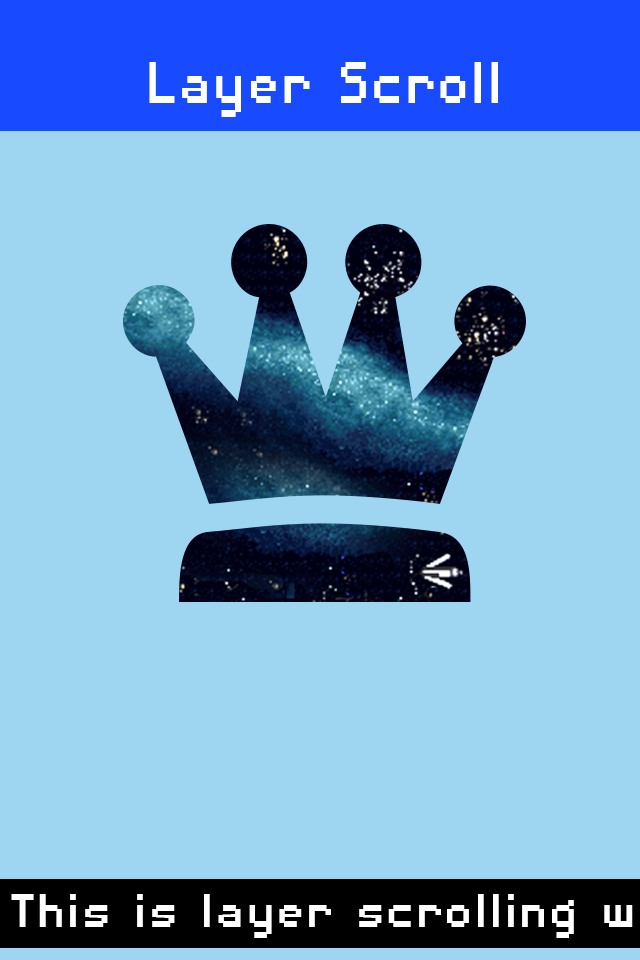
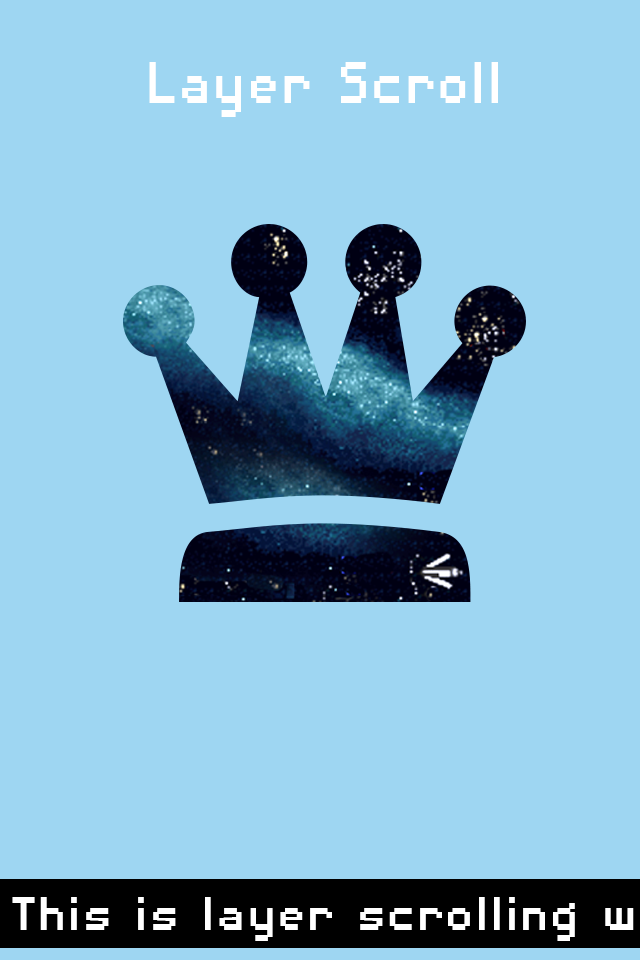
Two versions of the same layered image (640×960). Layer-by-layer changes:
hid "Layer 3" over [0, 0, 640, 131]
painted on "text" over [11, 894, 634, 941]
